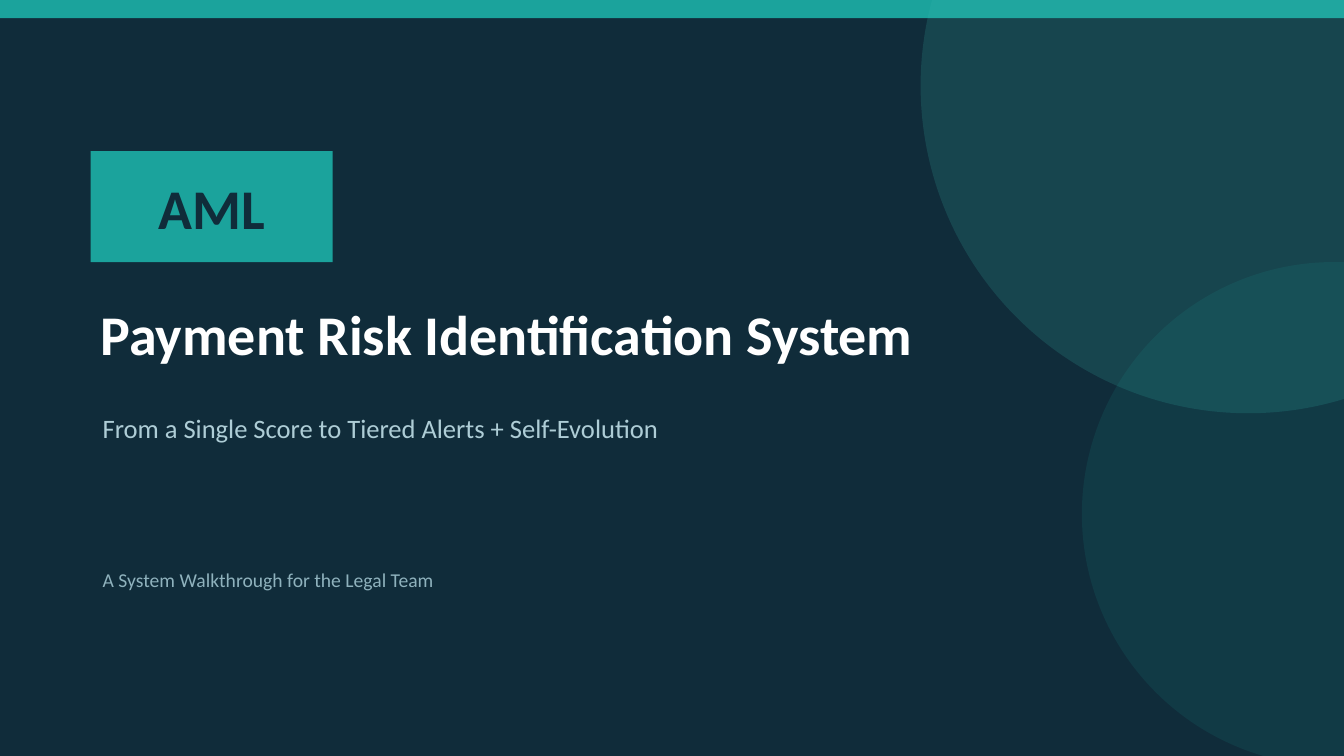
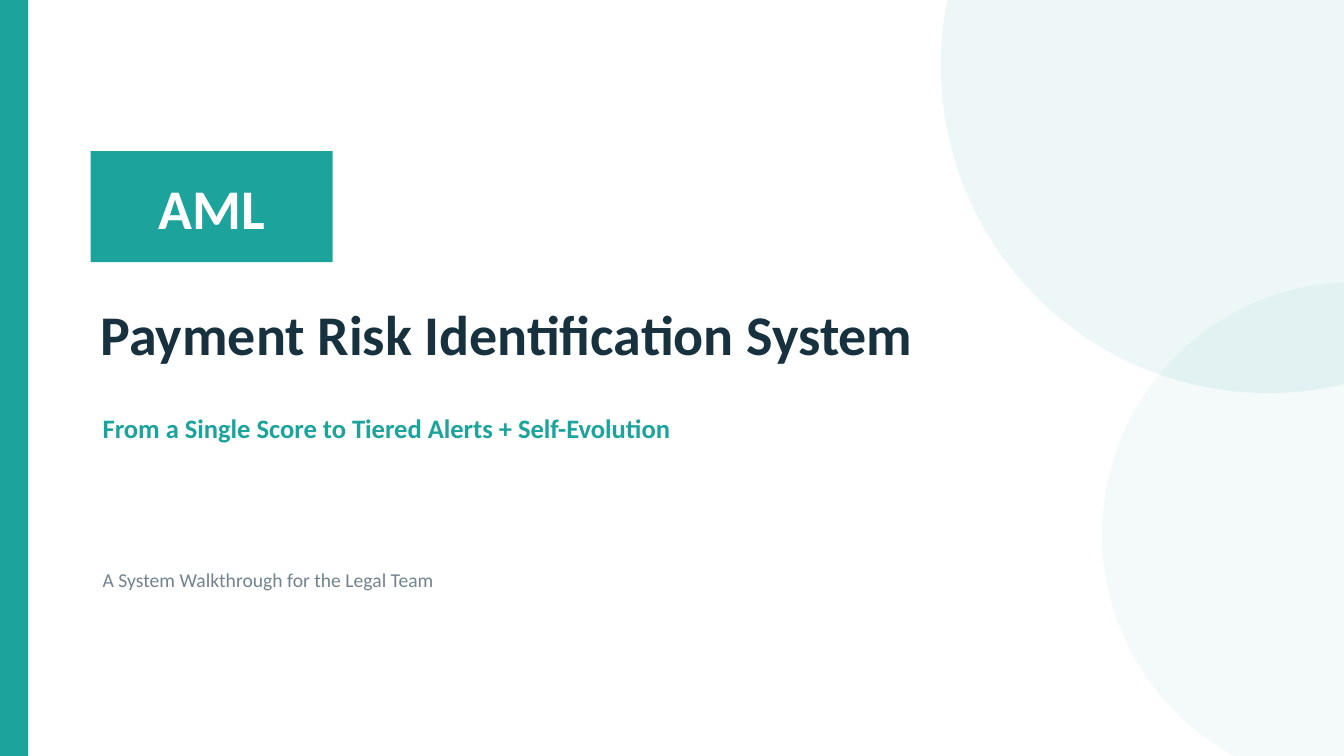
Before and after one commit to strangeromo-cloud/aml-backend, a slide deck: slide 1 of ppt/AML-System-Walkthrough-Legal-EN.pptx. Drawn at 1344x756 pixels with LibreOffice and Linux fonts; fonts in the diff are those of the drawing. Boxes give left, top, right and bottom in pixels: in the first picture for what was removed or moved away, otherwise in the second. Text is boxed around its words. In the diff, an @@ line names an element or a change of style, - is before the commit and + after.

```diff
--- a/ppt/AML-System-Walkthrough-Legal-EN.pptx
+++ b/ppt/AML-System-Walkthrough-Legal-EN.pptx
@@ background #102C3A to #FFFFFF @@
@@ rectangle removed at box(0, 0, 1344, 18) @@
@@ rectangle added at box(0, 0, 28, 756), fill #1BA39C @@
@@ ellipse added at box(941, 0, 1344, 393), fill #1BA39C at 8% opacity @@
@@ rectangle "AML" at box(91, 151, 333, 262): text colour #102C3A to #FFFFFF @@
@@ ellipse removed at box(1082, 262, 1344, 756) @@
@@ text "Payment Risk Identification System" at box(101, 315, 913, 364): text colour #FFFFFF to #17313F @@
@@ ellipse: place and size @@
-ellipse at box(921, 0, 1344, 413)
+ellipse at box(1102, 282, 1344, 756)
@@ ellipse at box(1102, 282, 1344, 756): fill #37B7AD at 18% opacity to #1BA39C at 5% opacity @@
@@ text "From a Single Score to ..." at box(103, 419, 670, 443): text colour #AECDD6 to #1BA39C, bold on @@
@@ text "A System Walkthrough for the ..." at box(103, 573, 434, 591): text colour #8FB2BD to #71838F @@
```
Also in this commit, not shown: 2 other slides changed, 1 other file.
